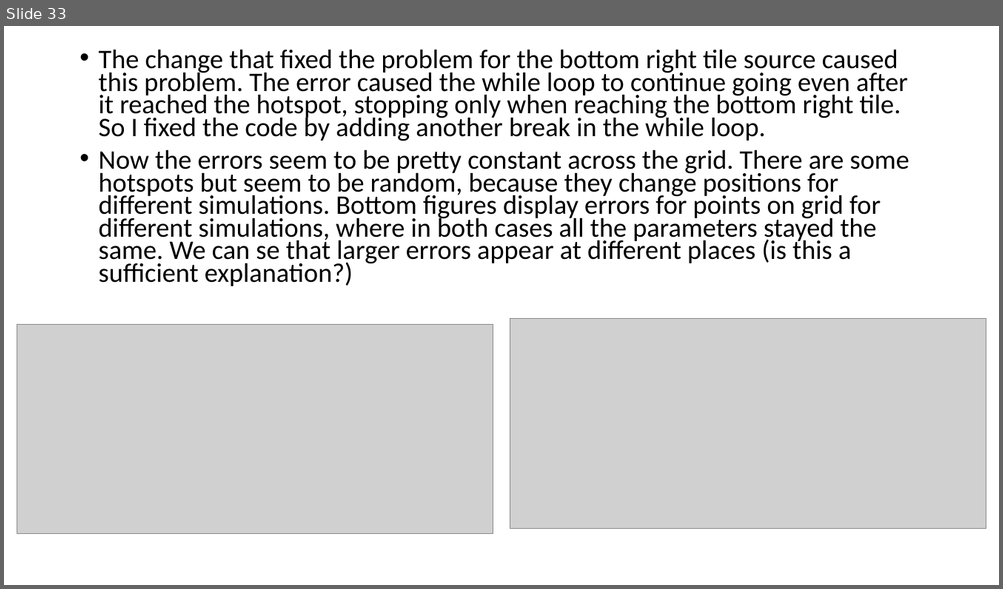
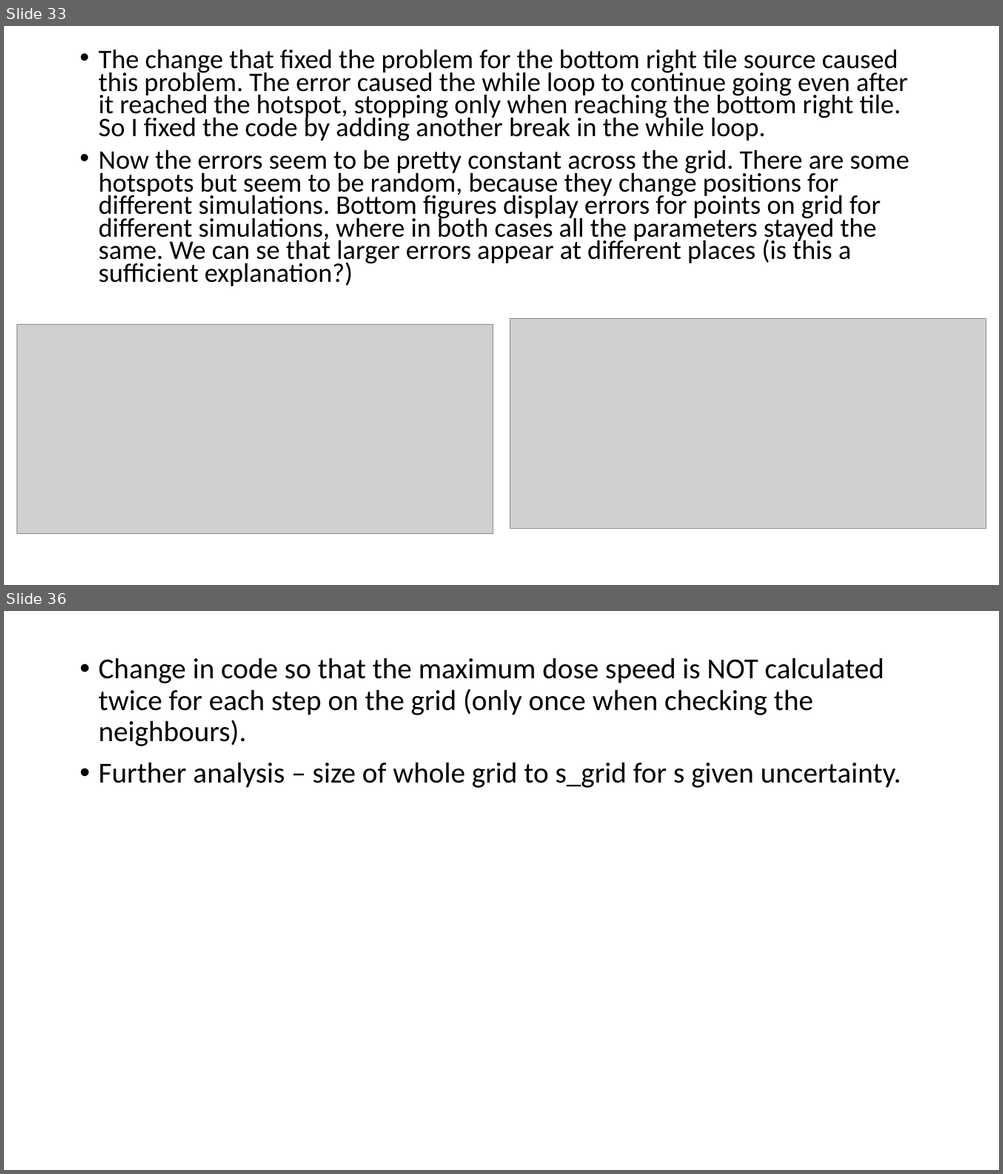
Before and after one commit to urhtrinko/DroneRadioactivity_student_job, a slide deck: reports/work_diary.pptx. Shown one above the other, each under a label of ours: slide 33 before the commit, slides 33 and 36 after it; the slides between them are not shown. The pictures are 1003x589 and 1003x1174 pixels, drawn with LibreOffice and Linux fonts; fonts in the diff are those of the drawing; grey boxes stand for pictures. Boxes give left, top, right and bottom in pixels: in the first picture for what was removed or moved away, otherwise in the second. Text is boxed around its words. In the diff, an @@ line names an element or a change of style, - is before the commit and + after.

```diff
--- a/reports/work_diary.pptx
+++ b/reports/work_diary.pptx
@@ slide 36 added at [4,611,999,1170], background #FFFFFF @@
@@ text added at [99,658,901,788], 28 pt, text #000000 @@
+• Change in code so that the maximum dose speed is NOT calculated twice for each step on the grid (only once when checking the neighbours).
+• Further analysis – size of whole grid to s_grid for s given uncertainty.
```
Also in this commit, not shown: 1 slide changed, 2 other slides added.
